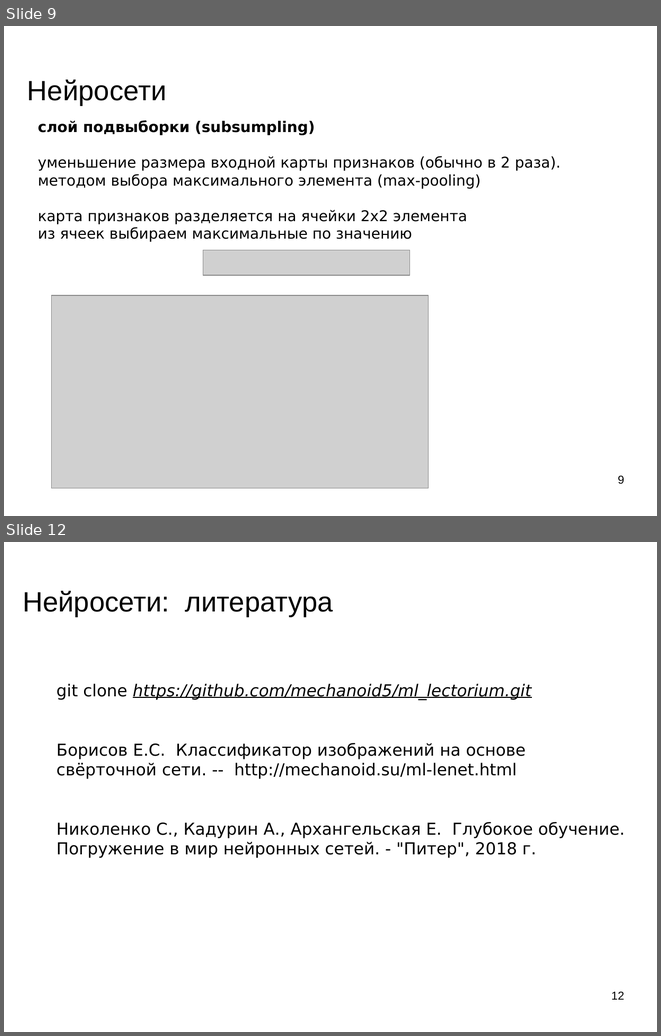
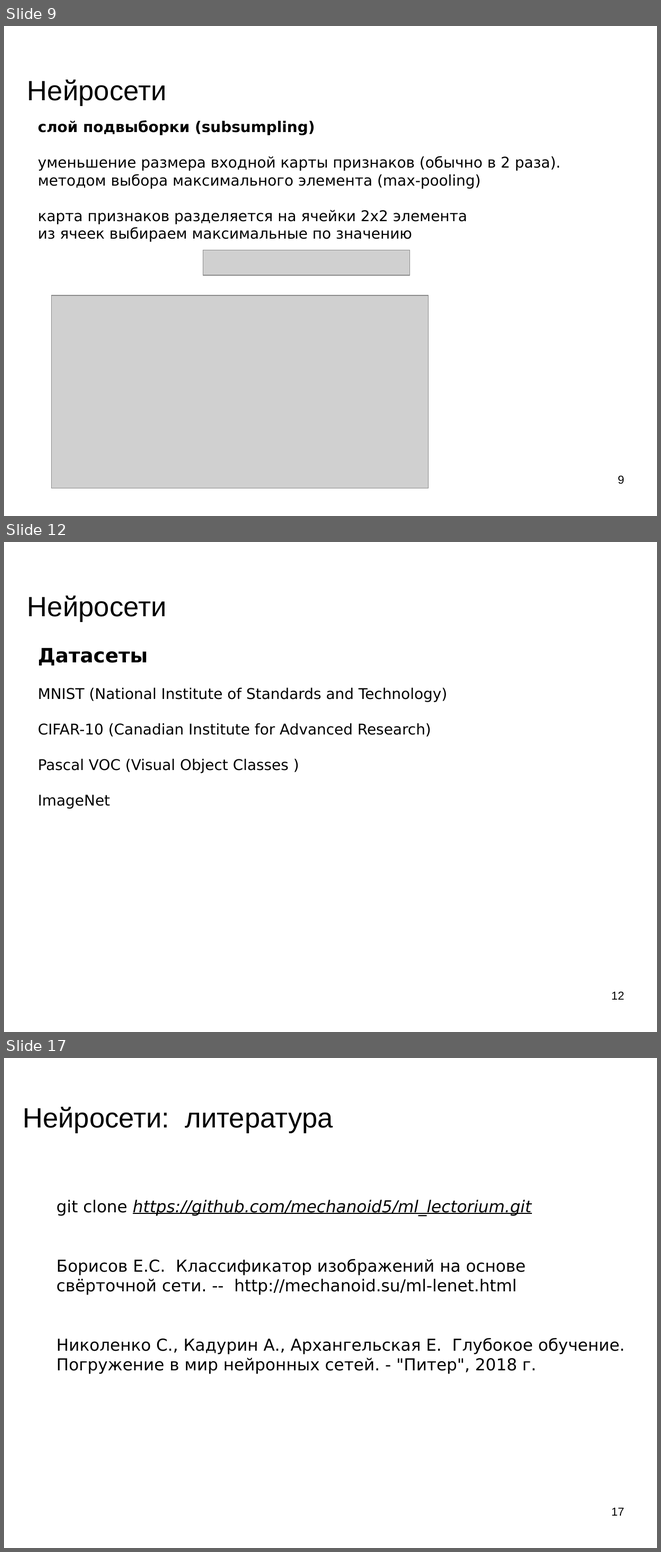
Before and after one commit to mechanoid5/ml_lectorium_legacy, a slide deck: 20-convnet.odp. Shown one above the other, each under a label of ours: slides 9 and 12 before the commit, slides 9, 12 and 17 after it; the slides between them are not shown. The pictures are 661x1036 and 661x1552 pixels, drawn with LibreOffice and Linux fonts; fonts in the diff are those of the drawing; grey boxes stand for pictures; background and template pictures are left out. Boxes give left, top, right and bottom in pixels: in the first picture for what was removed or moved away, otherwise in the second. Text is boxed around its words. In the diff, an @@ line names an element or a change of style, - is before the commit and + after.

```diff
--- a/20-convnet.odp
+++ b/20-convnet.odp
@@ slide 12 added at (4,542,657,1032), background picture (left out) @@
@@ title added at (27,596,166,622), 33.9 pt, text #000000 @@
+Нейросети
@@ text added at (38,647,447,809), 18 pt, text #000000 @@
+Датасеты
+MNIST (National Institute of Standards and Technology)
+CIFAR-10 (Canadian Institute for Advanced Research)
+Pascal VOC (Visual Object Classes )
+ImageNet
@@ page number added at (611,991,624,999), 14 pt, text #000000 @@
+12
@@ what was slide 12 is now slide 17 @@
@@ page number at (611,1507,624,1515): text changed @@
-12
+17
```
Also in this commit, not shown: 1 slide changed, 5 other slides added, 1 slide removed, 7 other files.
